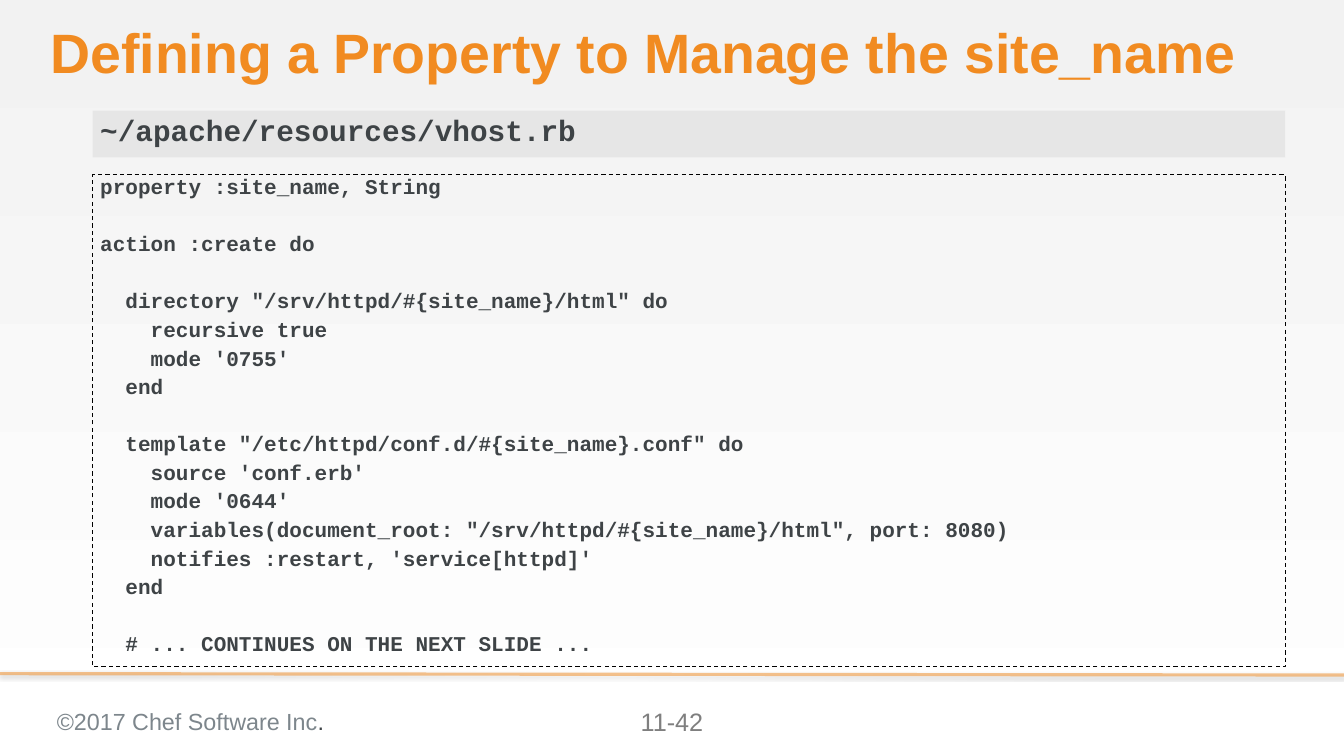
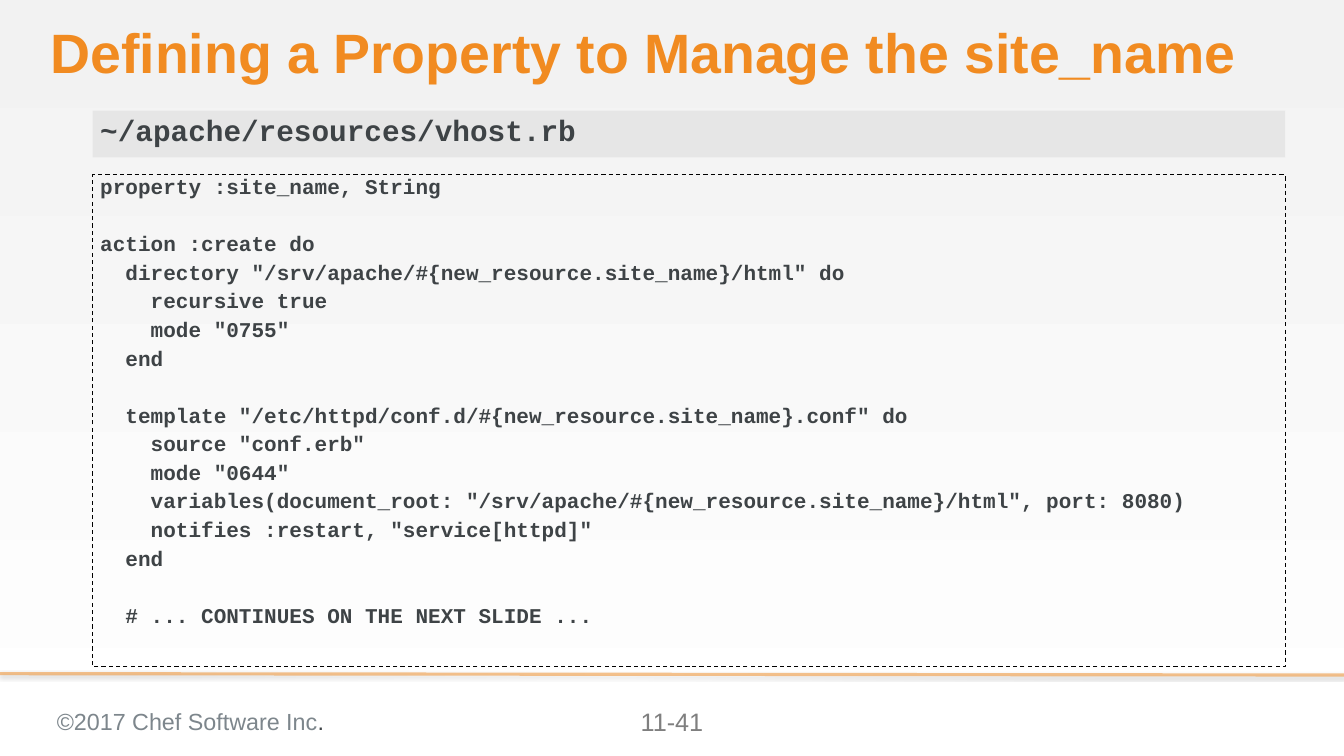
Before and after one commit to ericheiser/chef-intermediate, a slide deck: slide 41 of 11-creating_a_custom_resource.pptx (slide 42 before the commit). Drawn at 1344x756 pixels with LibreOffice and Linux fonts; fonts in the diff are those of the drawing; background and template pictures are left out. Boxes give left, top, right and bottom in pixels: in the first picture for what was removed or moved away, otherwise in the second. Text is boxed around its words. In the diff, an @@ line names an element or a change of style, - is before the commit and + after.

```diff
--- a/11-creating_a_custom_resource.pptx
+++ b/11-creating_a_custom_resource.pptx
@@ text at (125, 265, 844, 285): text changed @@
-directory "/srv/httpd/#{site_name}/html" do
+directory "/srv/apache/#{new_resource.site_name}/html" do
@@ text at (151, 322, 290, 337): text changed @@
-mode '0755'
+mode "0755"
@@ text at (125, 408, 1185, 542): text changed @@
-template "/etc/httpd/conf.d/#{site_name}.conf" do
-source 'conf.erb'
-mode '0644'
-variables(document_root: "/srv/httpd/#{site_name}/html", port: 8080)
-notifies :restart, 'service[httpd]'
+template "/etc/httpd/conf.d/#{new_resource.site_name}.conf" do
+source "conf.erb"
+mode "0644"
+variables(document_root: "/srv/apache/#{new_resource.site_name}/html", port: 8080)
+notifies :restart, "service[httpd]"
@@ page number at (641, 713, 704, 731): text changed @@
-11-42
+11-41
```
Also in this commit, not shown: 20 other slides changed, 2 slides removed.
